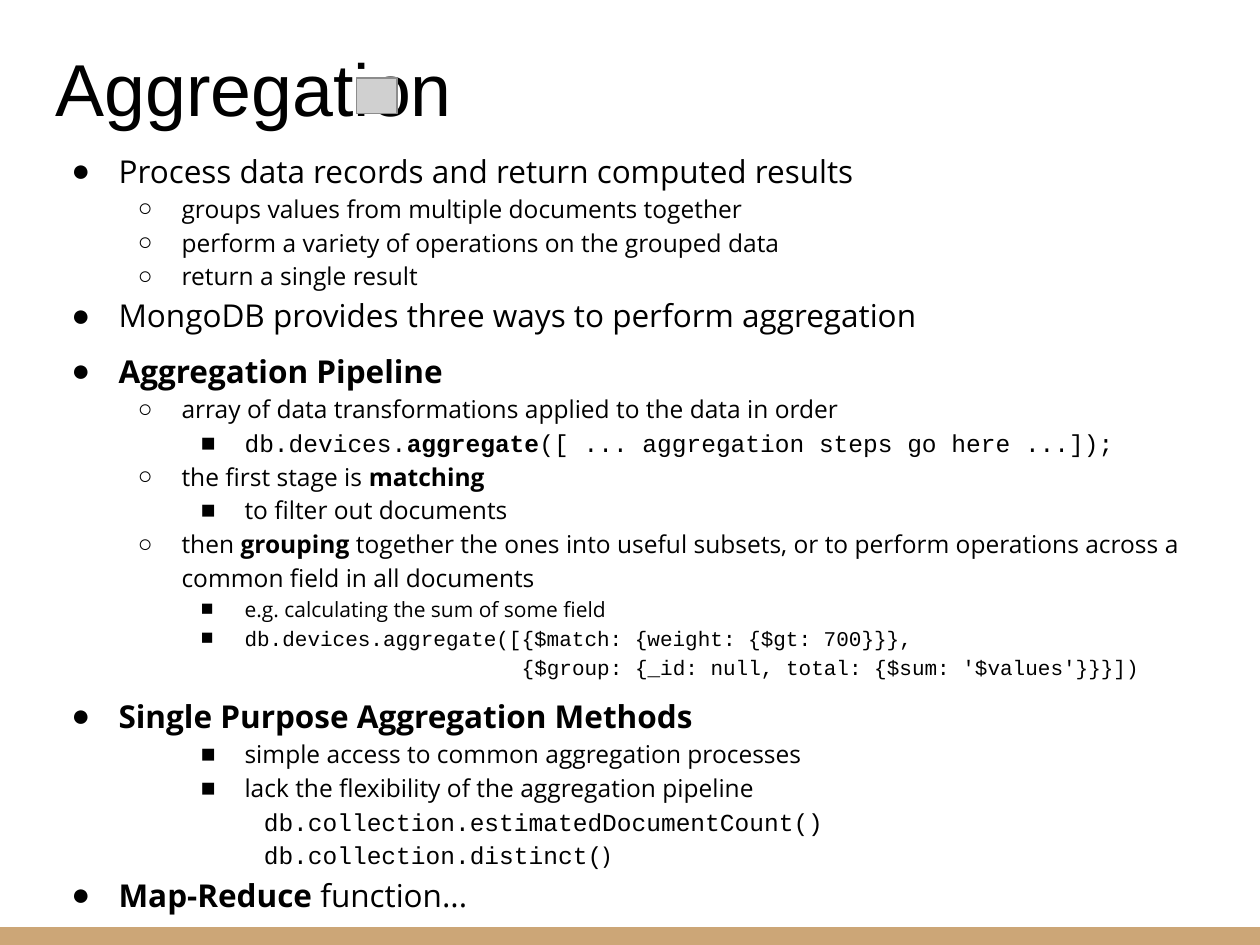
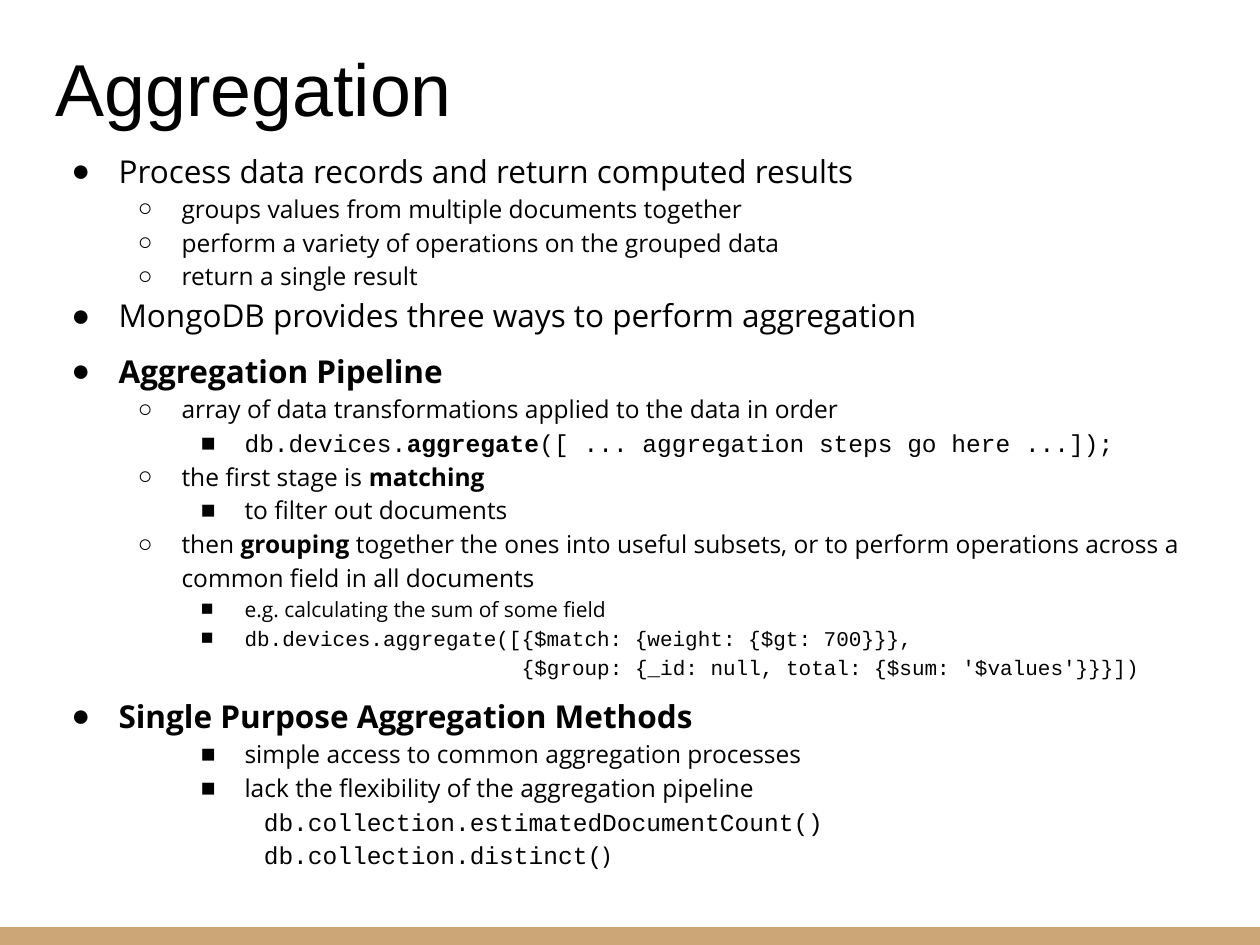
Before and after one commit to riccardoberta/makers, a slide deck: slide 12 of 09 - Persisting Data/slides.pptx (slide 13 before the commit). Drawn at 1260x945 pixels with LibreOffice and Linux fonts; fonts in the diff are those of the drawing; grey boxes stand for pictures. Boxes give left, top, right and bottom in pixels: in the first picture for what was removed or moved away, otherwise in the second. Text is boxed around its words. In the diff, an @@ line names an element or a change of style, - is before the commit and + after.

```diff
--- a/09 - Persisting Data/slides.pptx
+++ b/09 - Persisting Data/slides.pptx
@@ picture removed at [357,78,397,113] @@
@@ text at [119,883,467,915]: paragraph removed @@
-● Map-Reduce function...
```
Also in this commit, not shown: 17 other slides changed, 1 slide removed, 36 other files.
